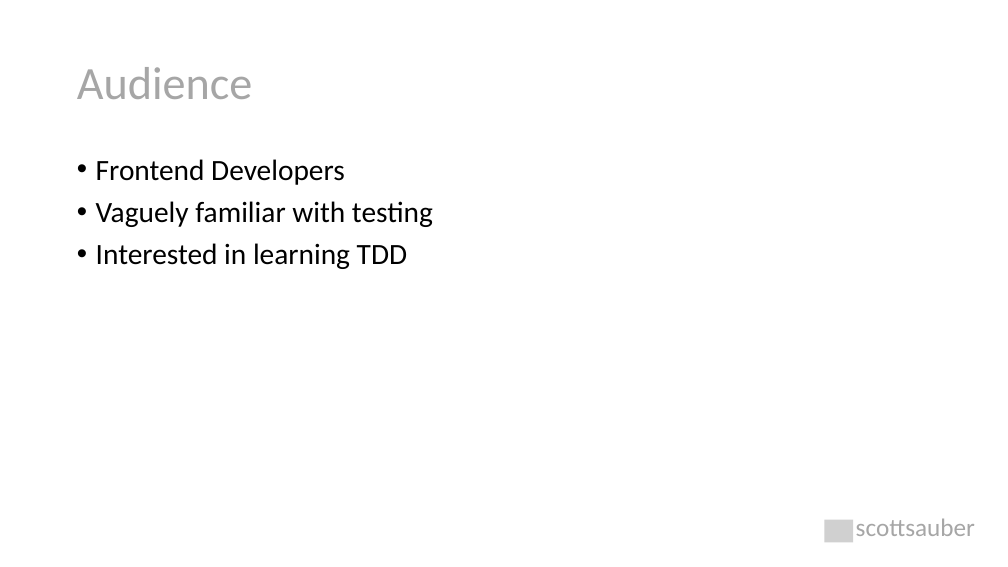
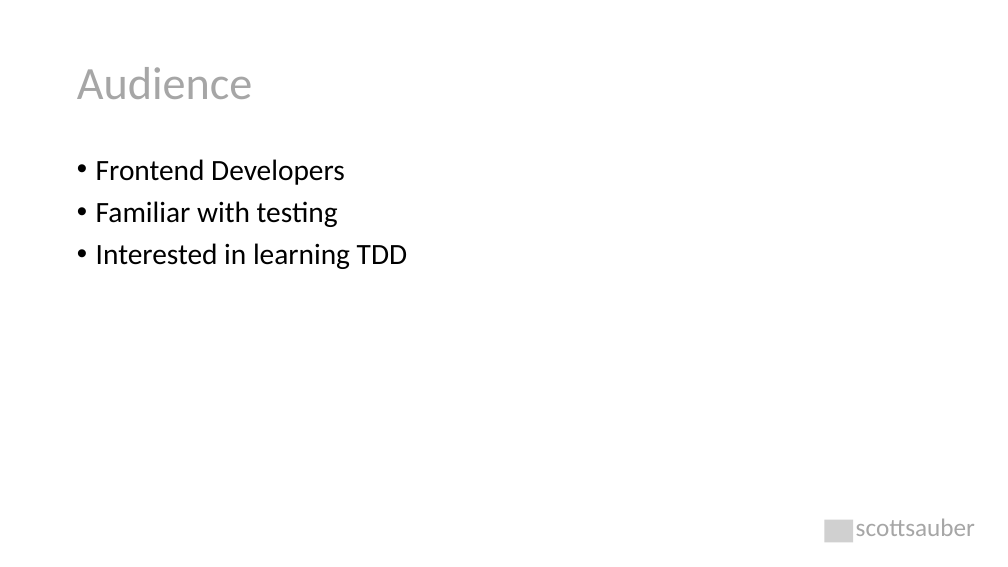
Before and after one commit to scottsauber/talks, a slide deck: slide 2 of 2023-06-22-KCDC-TDDForFrontends/TDD with React.pptx. Drawn at 1008x567 pixels with LibreOffice and Linux fonts; fonts in the diff are those of the drawing; grey boxes stand for pictures. Boxes give left, top, right and bottom in pixels: in the first picture for what was removed or moved away, otherwise in the second. Text is boxed around its words. In the diff, an @@ line names an element or a change of style, - is before the commit and + after.

```diff
--- a/2023-06-22-KCDC-TDDForFrontends/TDD with React.pptx
+++ b/2023-06-22-KCDC-TDDForFrontends/TDD with React.pptx
@@ text at (96,201,338,227): text changed @@
-• Vaguely familiar with testing
+• Familiar with testing
```
Also in this commit, not shown: 3 other slides changed, 3 other files.
